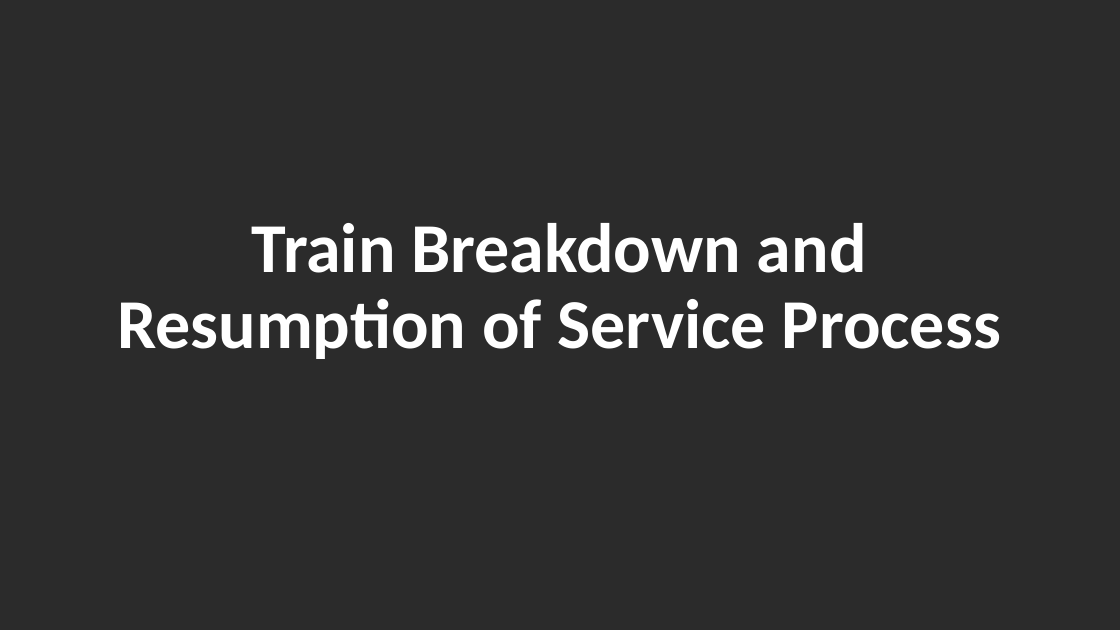
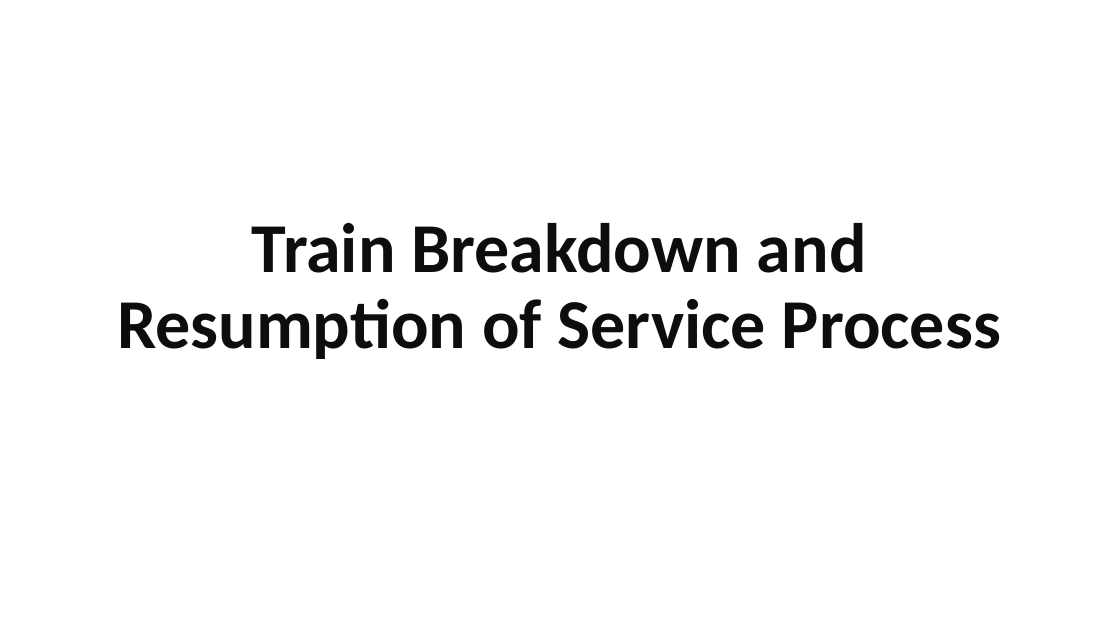
Before and after one commit to eugene-choy-2016/EI_Project, a slide deck: slide 6 of EI Presentation.pptx. Drawn at 1120x630 pixels with LibreOffice and Linux fonts; fonts in the diff are those of the drawing; background and template pictures are left out; a plain dark background stands for a picture behind light text. Boxes give left, top, right and bottom in pixels: in the first picture for what was removed or moved away, otherwise in the second. Text is boxed around its words. In the diff, an @@ line names an element or a change of style, - is before the commit and + after.

```diff
--- a/EI Presentation.pptx
+++ b/EI Presentation.pptx
@@ background picture (left out) to #FFFFFF @@
@@ title "Train Breakdown and Resumption of ..." at (117, 223, 1001, 359): text colour #FFFFFF to #0D0D0D @@
```
Also in this commit, not shown: 4 other slides changed, 7 slides added.
